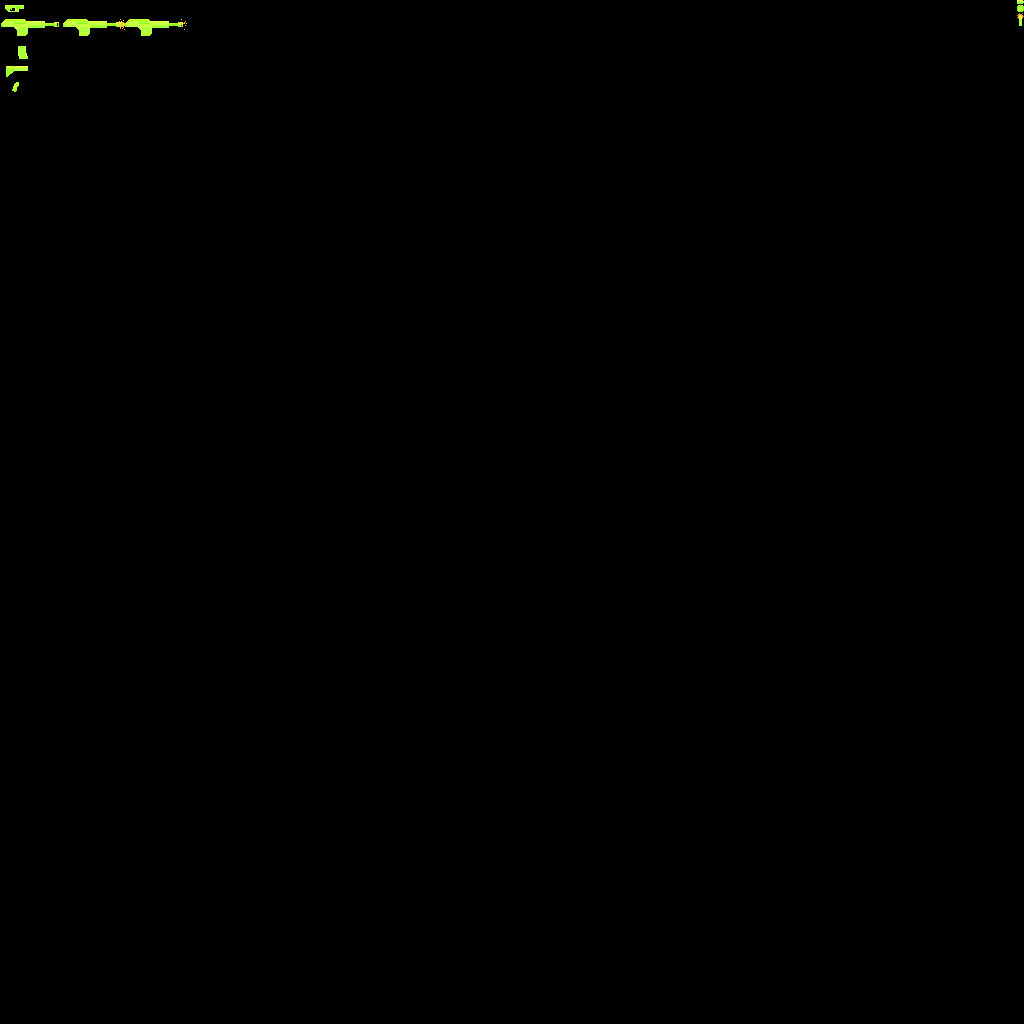
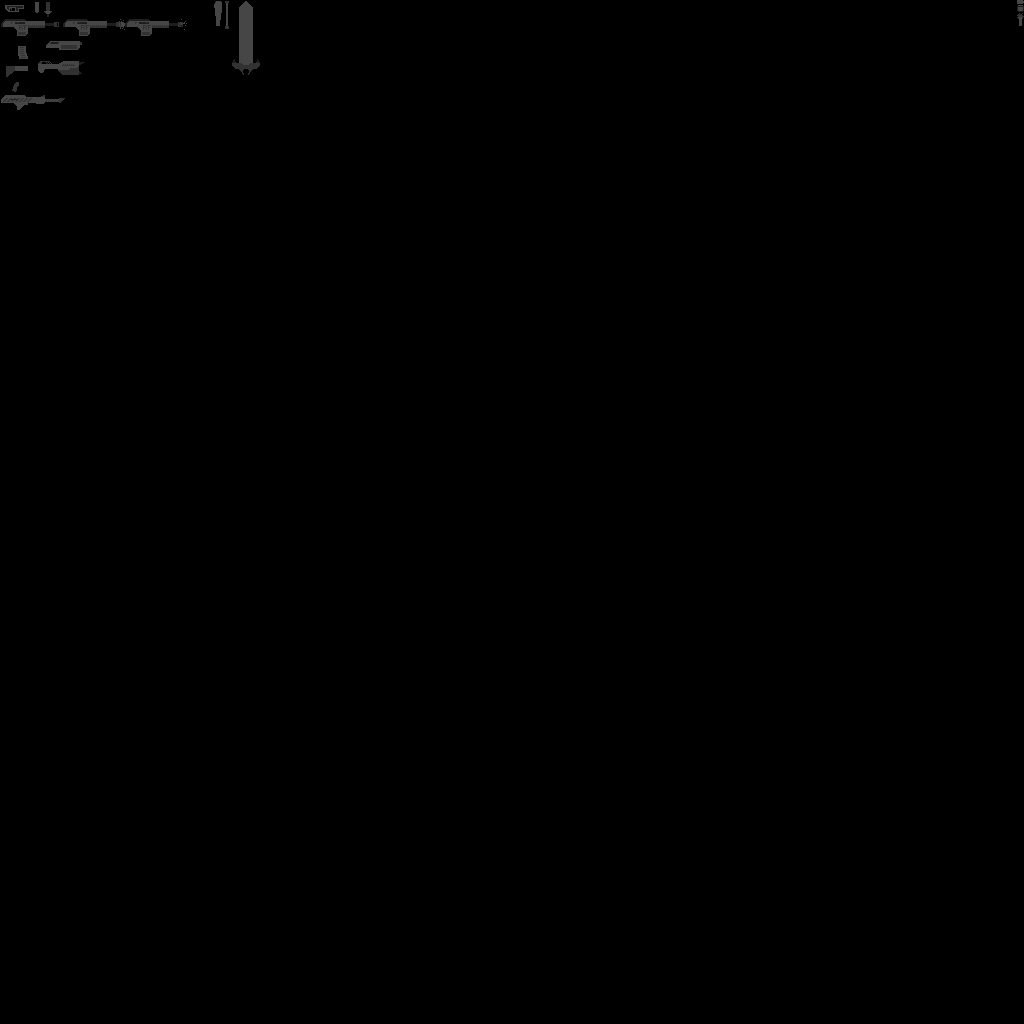
Layers edited between the first and the second (1024, 1024) image:
hid "Guns Opacity", painted on it over left=1, top=0, right=1024, bottom=110
hid "Guns Tint", painted on it over left=1, top=0, right=1024, bottom=110
painted on "Guns Alpha" over left=1, top=1, right=260, bottom=110
